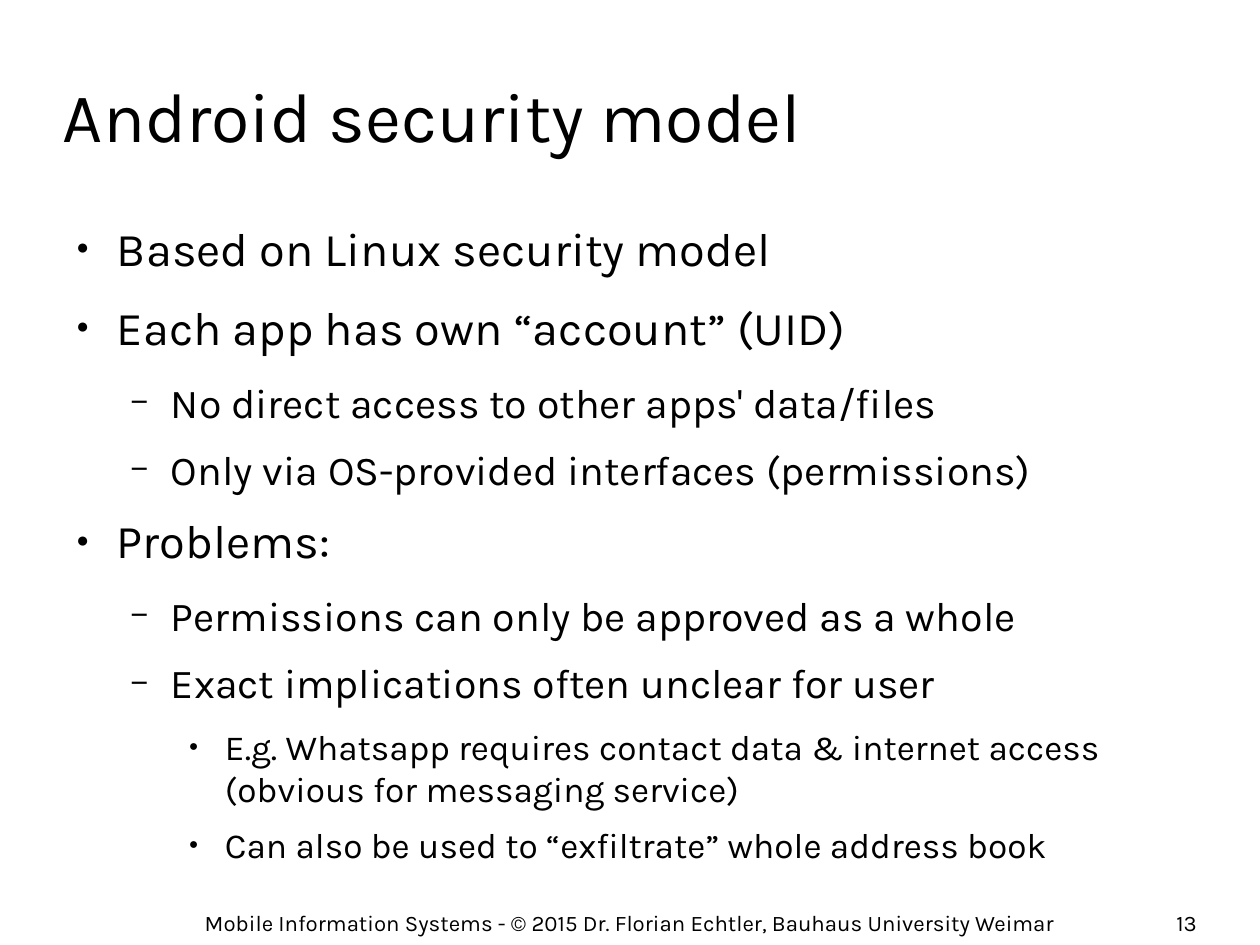
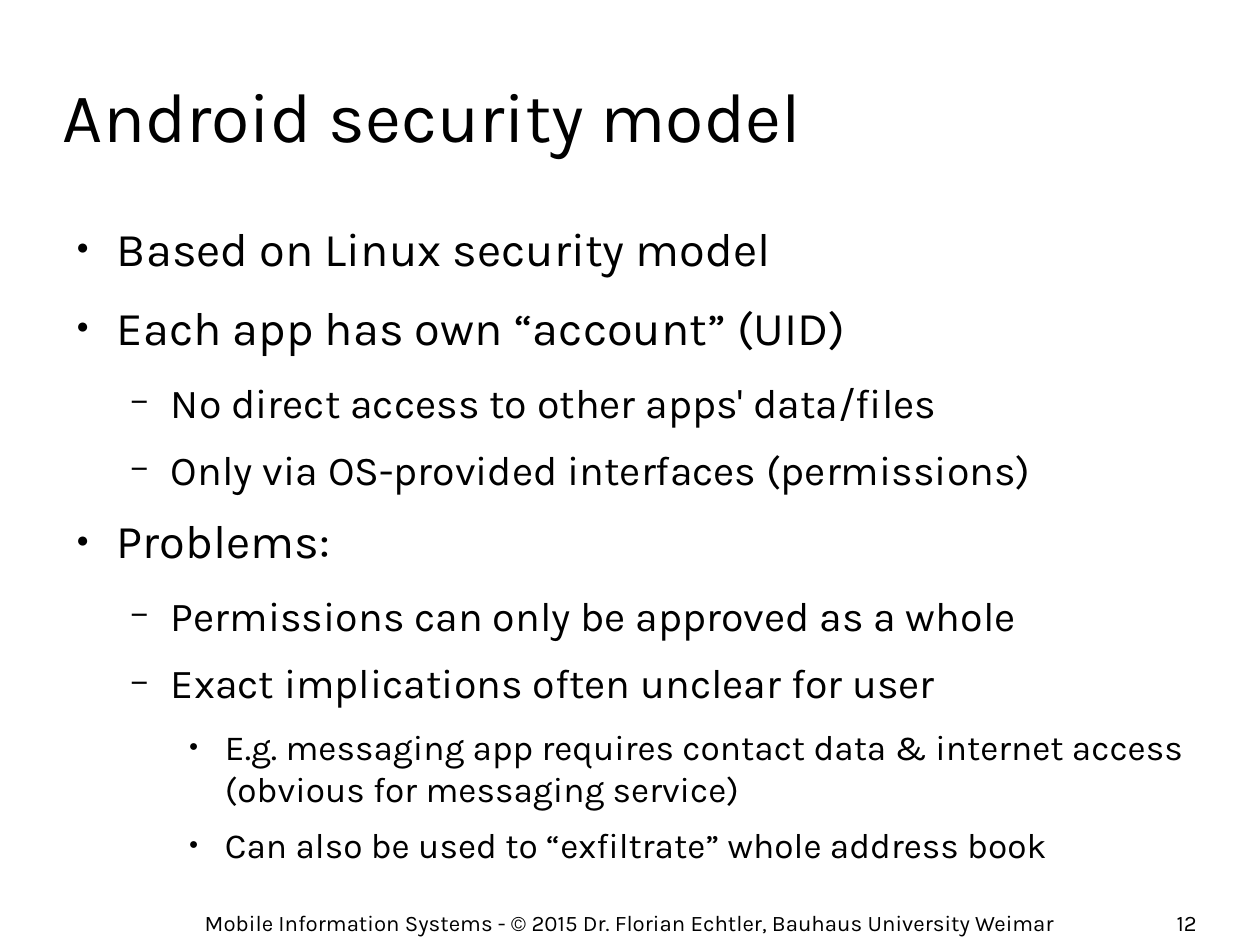
Before and after one commit to floe/mobile-information-systems, a slide deck: slide 12 of 07-privacy-security.odp (slide 13 before the commit). Drawn at 1260x945 pixels with LibreOffice and Linux fonts; fonts in the diff are those of the drawing; background and template pictures are left out. Boxes give left, top, right and bottom in pixels: in the first picture for what was removed or moved away, otherwise in the second. Text is boxed around its words. In the diff, an @@ line names an element or a change of style, - is before the commit and + after.

Commit message:
update slide set #7

```diff
--- a/07-privacy-security.odp
+++ b/07-privacy-security.odp
@@ text at (225, 735, 1183, 811): text changed @@
-    ● E.g. Whatsapp requires contact data & internet access (obvious for messaging service)
+    ● E.g. messaging app requires contact data & internet access (obvious for messaging service)
@@ page number at (1177, 916, 1197, 931): text changed @@
-13
+12
```
Also in this commit, not shown: 1 other slide changed, 1 slide added, 1 slide removed.
